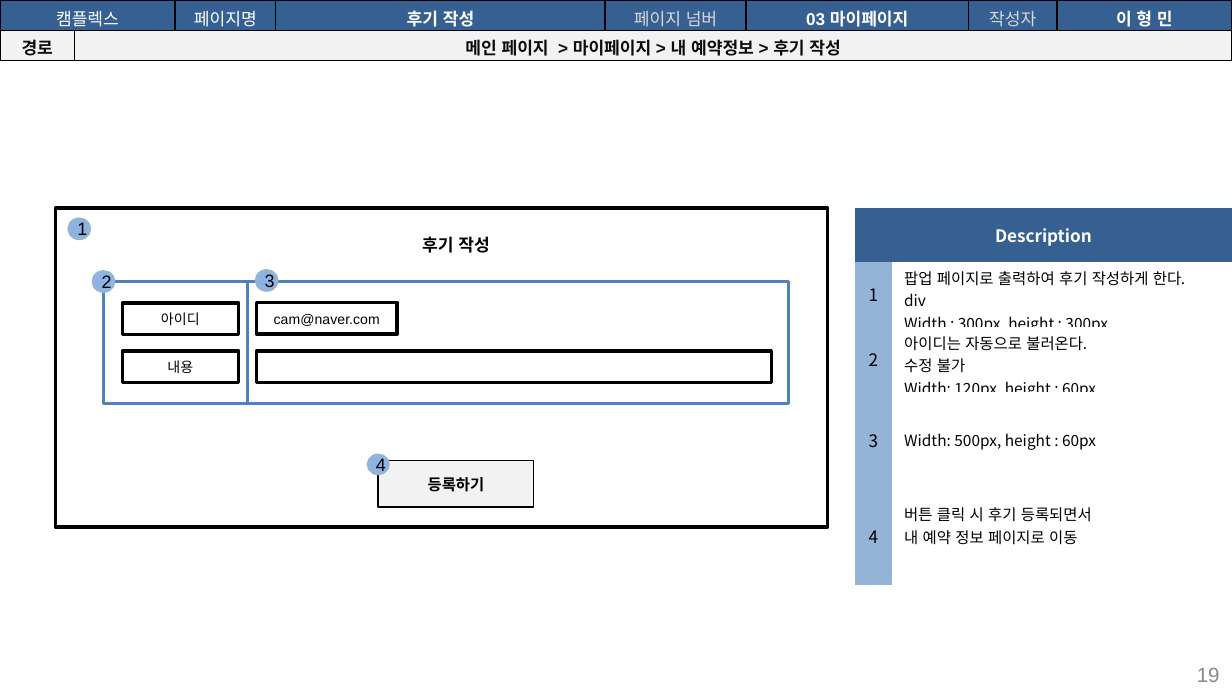
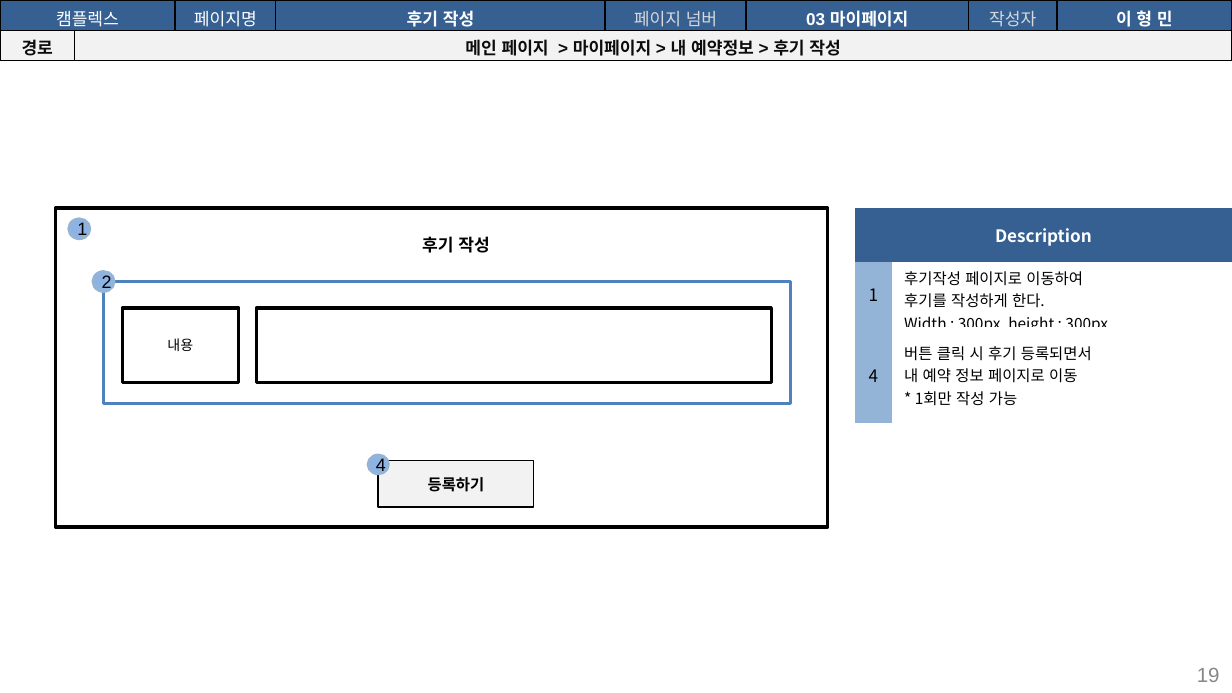
Before and after one commit to seoulsudal/CamFlexProject, a slide deck: slide 19 of 프로젝트 산출물/9. 스토리보드/캠플렉스 사용자_스토리보드.pptx. Drawn at 1232x693 pixels with LibreOffice and Linux fonts; fonts in the diff are those of the drawing. Boxes give left, top, right and bottom in pixels: in the first picture for what was removed or moved away, otherwise in the second. Text is boxed around its words. In the diff, an @@ line names an element or a change of style, - is before the commit and + after.

Commit message:
사용자 스토리보드 수정(회원 및 마이페이지 추가 수정 요망

```diff
--- a/프로젝트 산출물/9. 스토리보드/캠플렉스 사용자_스토리보드.pptx
+++ b/프로젝트 산출물/9. 스토리보드/캠플렉스 사용자_스토리보드.pptx
@@ table at [855, 208, 1232, 424] @@
-row 2: 1 | 팝업 페이지로 출력하여 후기 작성하게 한다. / div / Width : 300px, height : 300px
-row 3: 2 | 아이디는 자동으로 불러온다. / 수정 불가 / Width: 120px, height : 60px
-row 4: 3 | Width: 500px, height : 60px
-row 5: 4 | 버튼 클릭 시 후기 등록되면서 / 내 예약 정보 페이지로 이동
+row 2: 1 | 후기작성 페이지로 이동하여 / 후기를 작성하게 한다. / Width : 300px, height : 300px
+row 3: 4 | 버튼 클릭 시 후기 등록되면서 / 내 예약 정보 페이지로 이동 / * 1회만 작성 가능
@@ rectangle: place and size @@
-rectangle at [103, 281, 248, 403]
+rectangle at [103, 281, 790, 403]
@@ rectangle removed at [248, 281, 788, 403] @@
@@ ellipse removed at [256, 271, 277, 291] @@
-3
@@ rectangle "내용": place and size @@
-rectangle "내용" at [122, 351, 239, 383]
+rectangle "내용" at [122, 308, 239, 383]
@@ rectangle removed at [122, 303, 239, 335] @@
-아이디
@@ rectangle: place and size @@
-rectangle at [256, 351, 771, 383]
+rectangle at [256, 308, 771, 383]
@@ rectangle removed at [256, 303, 397, 335] @@
-cam@naver.com
```
Also in this commit, not shown: 19 other slides changed, 3 slides added, 4 slides removed.
